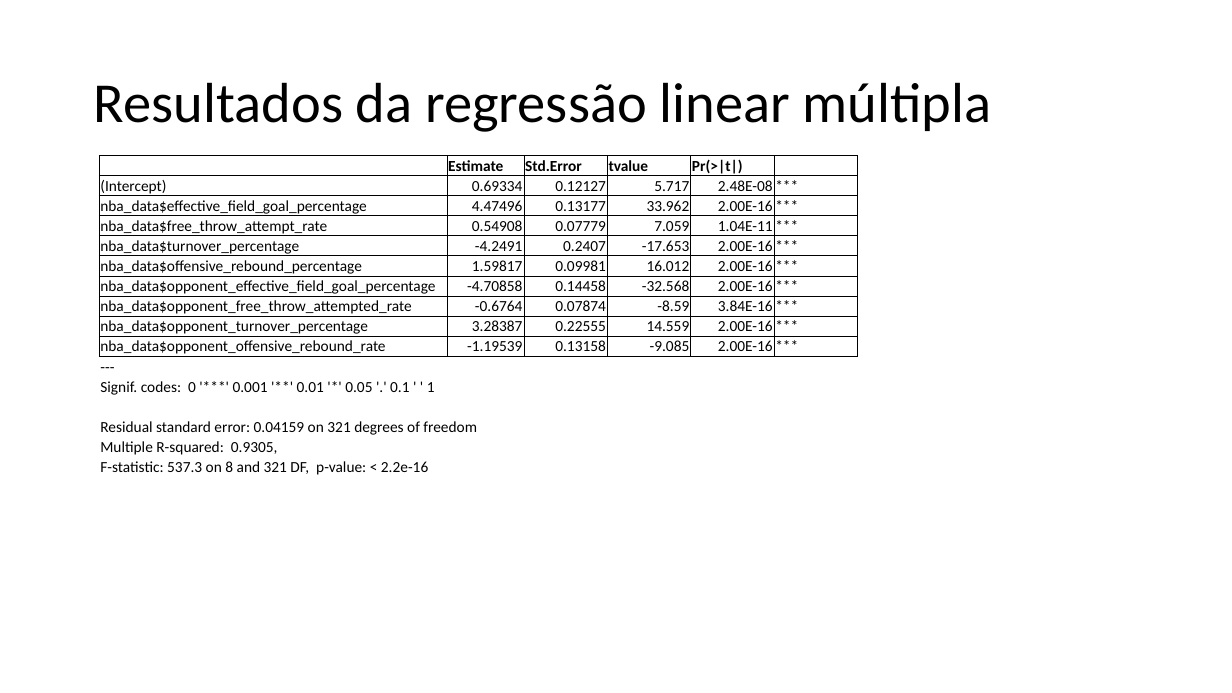
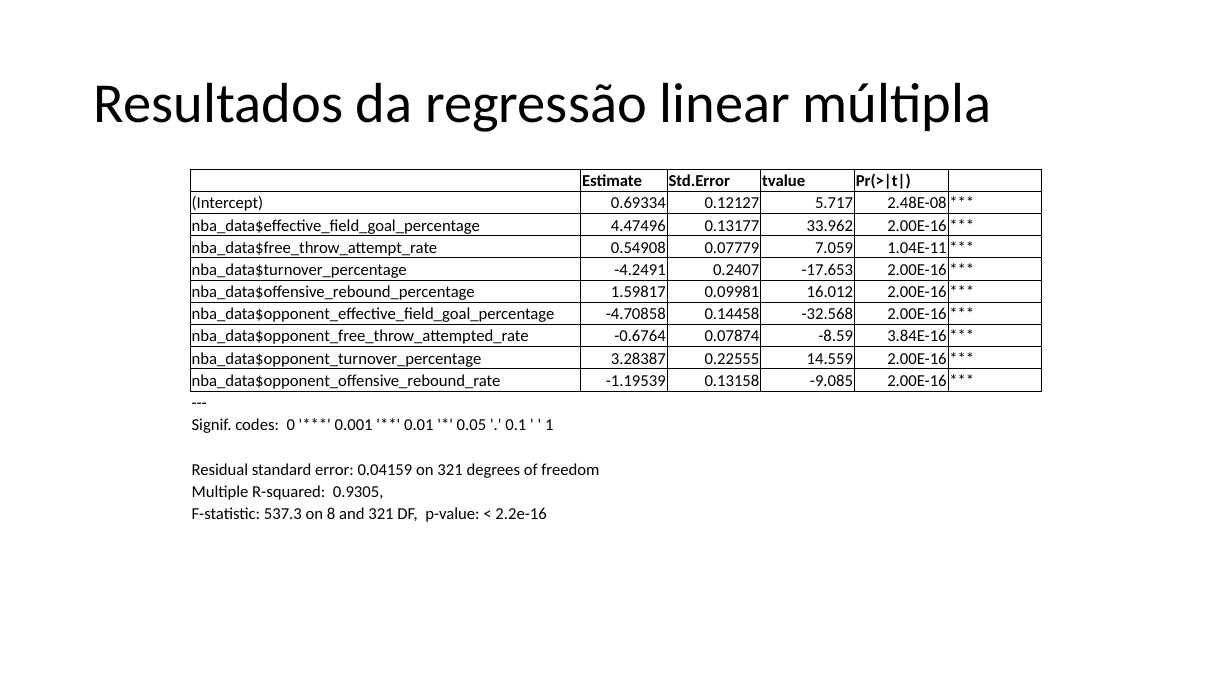
Before and after one commit to ralbino/ead-5917, a slide deck: slide 11 of trabalho_disciplina/Apresentacao_trabalho.pptx. Drawn at 1232x693 pixels with LibreOffice and Linux fonts; fonts in the diff are those of the drawing. Boxes give left, top, right and bottom in pixels: in the first picture for what was removed or moved away, otherwise in the second. Text is boxed around its words. In the diff, an @@ line names an element or a change of style, - is before the commit and + after.

```diff
--- a/trabalho_disciplina/Apresentacao_trabalho.pptx
+++ b/trabalho_disciplina/Apresentacao_trabalho.pptx
@@ table at [190, 169, 1042, 526] @@
@@ size 12 to 13 pt @@
@@ table: place and size @@
-table at [99, 155, 856, 479]
+table at [190, 169, 1042, 526]
```
Also in this commit, not shown: 3 other slides changed, 2 slides removed, 1 other file.
